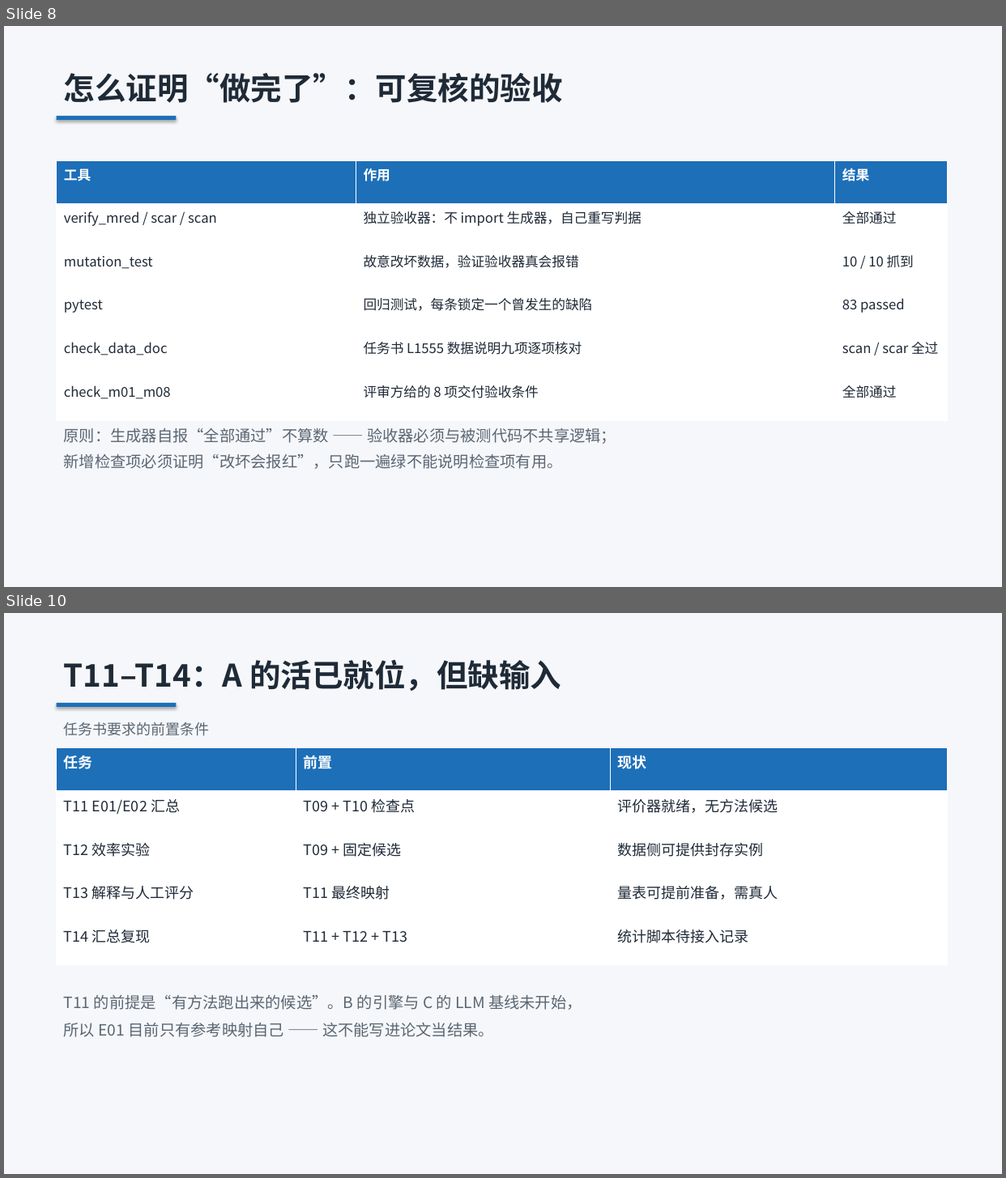
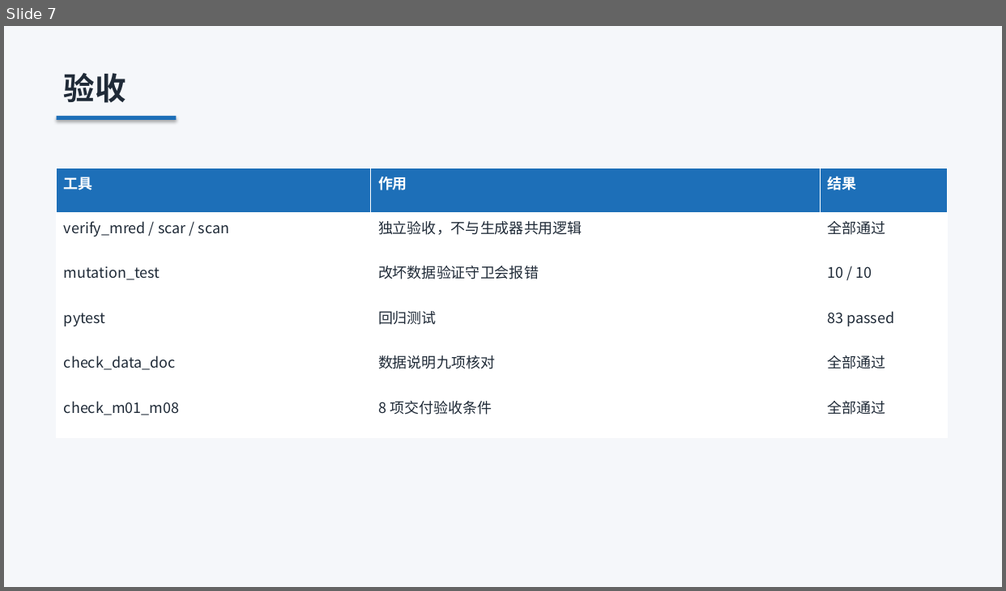
Before and after one commit to laoma9604-design/similar-learning, a slide deck: docs/TopoAdv-A角色工作汇报.pptx. Shown one above the other, each under a label of ours: slides 8 and 10 before the commit, slide 7 after it; the slides between them are not shown. The pictures are 1006x1178 and 1006x591 pixels, drawn with LibreOffice and Linux fonts; fonts in the diff are those of the drawing. Boxes give left, top, right and bottom in pixels: in the first picture for what was removed or moved away, otherwise in the second. Text is boxed around its words. In the diff, an @@ line names an element or a change of style, - is before the commit and + after.

Commit message:
汇报 PPT 精简为 8 页：只列已完成的工作
删除缺陷复盘、坑、待办、风险提示等章节，只保留做了什么：
  1 封面
  2 工作概览（T01/T02/T06 完成，T05、T11-T14 未完成）
  3 T01 统一对象与评价协议
  4 T02 三个数据集（组数/任务数/对象数/划分）
  5 T02 配套材料（参考标注/分组清单/结构标注/数据说明）
  6 T06 独立评价器（三数据集判据与满分情况）
  7 验收（五个工具的结果）
  8 收尾

版面检查：8 页 / 0 越界 / 0 重叠。pytest 83 passed。

```diff
--- a/docs/TopoAdv-A角色工作汇报.pptx
+++ b/docs/TopoAdv-A角色工作汇报.pptx
@@ slide 10 removed at <box>4,613,1002,1174</box>, background #FFFFFF @@
@@ rectangle removed at <box>4,613,1002,1174</box> @@
@@ text removed at <box>64,660,561,691</box> @@
-T11–T14：A 的活已就位，但缺输入
@@ rectangle removed at <box>57,703,177,707</box> @@
@@ text removed at <box>64,722,210,736</box> @@
-任务书要求的前置条件
@@ table removed at <box>57,747,948,965</box>, 5 rows, 3 columns @@
-任务 | 前置 | 现状
-T11 E01/E02 汇总 | T09 + T10 检查点 | 评价器就绪，无方法候选
-T12 效率实验 | T09 + 固定候选 | 数据侧可提供封存实例
-T13 解释与人工评分 | T11 最终映射 | 量表可提前准备，需真人
-T14 汇总复现 | T11 + T12 + T13 | 统计脚本待接入记录
@@ text removed at <box>64,995,582,1037</box> @@
-T11 的前提是“有方法跑出来的候选”。B 的引擎与 C 的 LLM 基线未开始，
-所以 E01 目前只有参考映射自己 —— 这不能写进论文当结果。
@@ what was slide 8 is now slide 7 @@
@@ slide 7 changed as well @@
@@ text at <box>64,73,126,103</box>: text changed @@
-怎么证明“做完了”：可复核的验收
+验收
@@ table at <box>57,169,948,437</box> @@
-row 2, column 2: 独立验收器：不 import 生成器，自己重写判据
+row 2, column 2: 独立验收，不与生成器共用逻辑
-row 3, column 2: 故意改坏数据，验证验收器真会报错
+row 3, column 2: 改坏数据验证守卫会报错
-row 3, column 3: 10 / 10 抓到
+row 3, column 3: 10 / 10
-row 4, column 2: 回归测试，每条锁定一个曾发生的缺陷
+row 4, column 2: 回归测试
-row 5, column 2: 任务书 L1555 数据说明九项逐项核对
+row 5, column 2: 数据说明九项核对
-row 5, column 3: scan / scar 全过
+row 5, column 3: 全部通过
-row 6, column 2: 评审方给的 8 项交付验收条件
+row 6, column 2: 8 项交付验收条件
@@ size 13 to 14 pt in "工具", "作用", "结果", "verify_mred / scar / scan" and 7 more places @@
@@ table: place and size @@
-table at <box>57,160,948,421</box>
+table at <box>57,169,948,437</box>
@@ text removed at <box>64,429,616,469</box> @@
-原则：生成器自报“全部通过”不算数 —— 验收器必须与被测代码不共享逻辑；
-新增检查项必须证明“改坏会报红”，只跑一遍绿不能说明检查项有用。
```
Also in this commit, not shown: 4 other slides changed, 3 slides added, 6 other slides removed, 1 other file.
